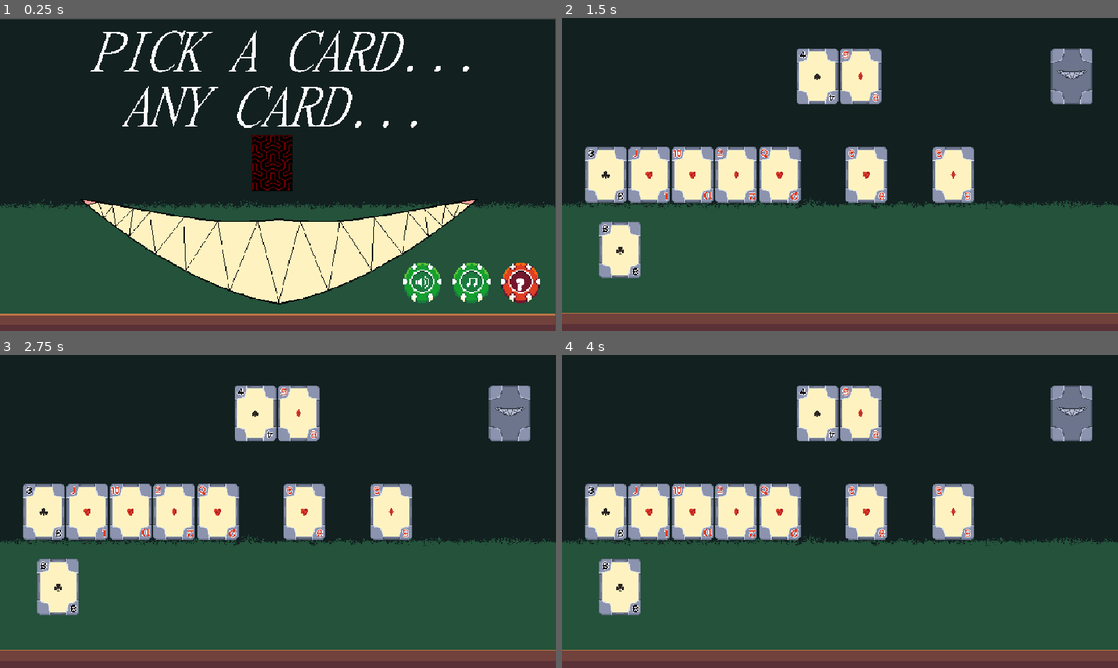
Above: before the commit, frames 1-4 (two rows, left to right).
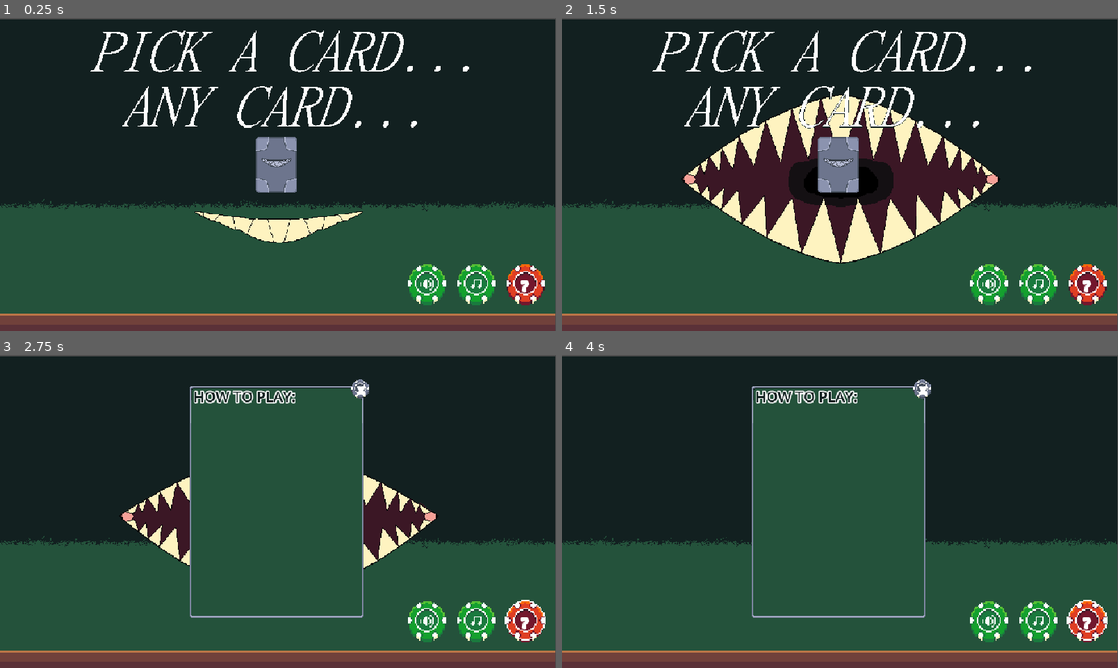
Above: after the commit, the same moments.

Repository: RajwolChapagain/IEEE-Game-Jam
Game: Godot game, scene res://scenes/start_game_ui.tscn
Two runs of this game, one before a commit and one after it. Both use one fixed random seed, a clock stepped at 60 frames per second and the inputs below. This scene is started directly instead of the project's main scene.
Inputs (mouse positions are in pixels of both pictures, inside the frame that each line leads up to; where the layout moved, square brackets give the same spot in the first picture):
- Up to frame 1 (0.25 s): no input
- Up to frame 2 (1.5 s): click (840, 165) [834, 161] at 0.5 s; click (840, 165) at 1.27 s
- Up to frame 3 (2.75 s): click (522, 621) at 2 s, where only the run after the commit has a clickable "?"
- Up to frame 4 (4 s): click (1084, 621) at 2.75 s, where only the run after the commit has a clickable "?"; click (1084, 621) at 3.5 s, where only the run after the commit has a clickable "?"

The runs differ from the first frame. In frame 1, 14% of the frame differs, in the area x 14-98%, y 37-92%; in frame 2, 32%, in the area x 0-100%, y 0-100%; in frame 3, 30%; in frame 4, 29%.

Commit message:
Start Menu Polish
Start menu animations and tweens added

Diff:
--- a/scenes/start_game_ui.tscn
+++ b/scenes/start_game_ui.tscn
@@ -1,12 +1,306 @@
-[gd_scene load_steps=27 format=3 uid="uid://dap0b4gkslxg5"]
+[gd_scene load_steps=58 format=3 uid="uid://dap0b4gkslxg5"]
 
 [ext_resource type="Texture2D" uid="uid://dqtotwp2qym3h" path="res://assets/sprites/Stage.png" id="1_23u7x"]
 [ext_resource type="Texture2D" uid="uid://b82m4v3h8k453" path="res://assets/sprites/UI SpriteSheet.png" id="1_c8jvb"]
-[ext_resource type="Texture2D" uid="uid://c627kfy1fx1yq" path="res://assets/sprites/Cheshire Grin.png" id="4_h2703"]
-[ext_resource type="Script" uid="uid://cicyo6l13a02x" path="res://scripts/menu_buttons.gd" id="4_hwyq4"]
-[ext_resource type="Texture2D" uid="uid://ch51t5n4vtugn" path="res://assets/sprites/card_back_placeholder.png" id="5_23u7x"]
+[ext_resource type="Texture2D" uid="uid://vkqb2veev7du" path="res://assets/sprites/Cheshire Mouth Open.png" id="3_gd1gc"]
+[ext_resource type="Texture2D" uid="uid://bf5usch3m1sxs" path="res://assets/sprites/Cheshire Mouth Close.png" id="3_k72ci"]
+[ext_resource type="Script" uid="uid://8lh0xn6n5i41" path="res://scripts/menu_buttons.gd" id="4_hwyq4"]
 [ext_resource type="Texture2D" uid="uid://smpd4taj65t0" path="res://assets/sprites/Title.png" id="5_hwyq4"]
-[ext_resource type="Script" uid="uid://bae47b0sv0bw2" path="res://scripts/StartButton.gd" id="7_hwyq4"]
+[ext_resource type="Texture2D" uid="uid://ddqsftlxu0r8d" path="res://assets/sprites/Cheshire Mouth Vanish.png" id="5_p0x5x"]
+[ext_resource type="Texture2D" uid="uid://dm6vtv6juewgp" path="res://assets/sprites/Card Sprite Sheet.png" id="6_hwyq4"]
+[ext_resource type="Script" uid="uid://b5143g88vvvyo" path="res://scripts/StartButton.gd" id="7_hwyq4"]
+
+[sub_resource type="AtlasTexture" id="AtlasTexture_3yqpv"]
+atlas = ExtResource("3_k72ci")
+region = Rect2(0, 0, 960, 540)
+
+[sub_resource type="AtlasTexture" id="AtlasTexture_7ef1n"]
+atlas = ExtResource("3_k72ci")
+region = Rect2(960, 0, 960, 540)
+
+[sub_resource type="AtlasTexture" id="AtlasTexture_r3525"]
+atlas = ExtResource("3_k72ci")
+region = Rect2(1920, 0, 960, 540)
+
+[sub_resource type="AtlasTexture" id="AtlasTexture_hufc2"]
+atlas = ExtResource("3_k72ci")
+region = Rect2(2880, 0, 960, 540)
+
+[sub_resource type="AtlasTexture" id="AtlasTexture_r8n7j"]
+atlas = ExtResource("3_k72ci")
+region = Rect2(3840, 0, 960, 540)
+
+[sub_resource type="AtlasTexture" id="AtlasTexture_c5pn3"]
+atlas = ExtResource("3_k72ci")
+region = Rect2(4800, 0, 960, 540)
+
+[sub_resource type="AtlasTexture" id="AtlasTexture_68m40"]
+atlas = ExtResource("3_gd1gc")
+region = Rect2(0, 0, 960, 540)
+
+[sub_resource type="AtlasTexture" id="AtlasTexture_k72ci"]
+atlas = ExtResource("3_gd1gc")
+region = Rect2(960, 0, 960, 540)
+
+[sub_resource type="AtlasTexture" id="AtlasTexture_p0x5x"]
+atlas = ExtResource("3_gd1gc")
+region = Rect2(1920, 0, 960, 540)
+
+[sub_resource type="AtlasTexture" id="AtlasTexture_eoxii"]
+atlas = ExtResource("3_gd1gc")
+region = Rect2(2880, 0, 960, 540)
+
+[sub_resource type="AtlasTexture" id="AtlasTexture_nhl2i"]
+atlas = ExtResource("3_gd1gc")
+region = Rect2(3840, 0, 960, 540)
+
+[sub_resource type="AtlasTexture" id="AtlasTexture_cpjw3"]
+atlas = ExtResource("3_gd1gc")
+region = Rect2(4800, 0, 960, 540)
+
+[sub_resource type="AtlasTexture" id="AtlasTexture_o0rn3"]
+atlas = ExtResource("3_gd1gc")
+region = Rect2(5760, 0, 960, 540)
+
+[sub_resource type="AtlasTexture" id="AtlasTexture_453cg"]
+atlas = ExtResource("3_gd1gc")
+region = Rect2(6720, 0, 960, 540)
+
+[sub_resource type="AtlasTexture" id="AtlasTexture_5lucg"]
+atlas = ExtResource("5_p0x5x")
+region = Rect2(0, 0, 960, 540)
+
+[sub_resource type="AtlasTexture" id="AtlasTexture_ifh6j"]
+atlas = ExtResource("5_p0x5x")
+region = Rect2(960, 0, 960, 540)
+
+[sub_resource type="AtlasTexture" id="AtlasTexture_4nel5"]
+atlas = ExtResource("5_p0x5x")
+region = Rect2(1920, 0, 960, 540)
+
+[sub_resource type="AtlasTexture" id="AtlasTexture_bcq18"]
+atlas = ExtResource("5_p0x5x")
+region = Rect2(2880, 0, 960, 540)
+
+[sub_resource type="AtlasTexture" id="AtlasTexture_x0cdx"]
+atlas = ExtResource("5_p0x5x")
+region = Rect2(3840, 0, 960, 540)
+
+[sub_resource type="AtlasTexture" id="AtlasTexture_miyp5"]
+atlas = ExtResource("5_p0x5x")
+region = Rect2(4800, 0, 960, 540)
+
+[sub_resource type="AtlasTexture" id="AtlasTexture_3a7f1"]
+atlas = ExtResource("5_p0x5x")
+region = Rect2(5760, 0, 960, 540)
+
+[sub_resource type="AtlasTexture" id="AtlasTexture_yf5c7"]
+atlas = ExtResource("5_p0x5x")
+region = Rect2(6720, 0, 960, 540)
+
+[sub_resource type="SpriteFrames" id="SpriteFrames_3yqpv"]
+animations = [{
+"frames": [{
+"duration": 1.0,
+"texture": SubResource("AtlasTexture_3yqpv")
+}, {
+"duration": 1.0,
+"texture": SubResource("AtlasTexture_7ef1n")
+}, {
+"duration": 1.0,
+"texture": SubResource("AtlasTexture_r3525")
+}, {
+"duration": 1.0,
+"texture": SubResource("AtlasTexture_hufc2")
+}, {
+"duration": 1.0,
+"texture": SubResource("AtlasTexture_r8n7j")
+}, {
+"duration": 1.0,
+"texture": SubResource("AtlasTexture_c5pn3")
+}],
+"loop": true,
+"name": &"Close",
+"speed": 5.0
+}, {
+"frames": [{
+"duration": 1.0,
+"texture": SubResource("AtlasTexture_68m40")
+}, {
+"duration": 1.0,
+"texture": SubResource("AtlasTexture_k72ci")
+}, {
+"duration": 1.0,
+"texture": SubResource("AtlasTexture_p0x5x")
+}, {
+"duration": 1.0,
+"texture": SubResource("AtlasTexture_eoxii")
+}, {
+"duration": 1.0,
+"texture": SubResource("AtlasTexture_nhl2i")
+}, {
+"duration": 1.0,
+"texture": SubResource("AtlasTexture_cpjw3")
+}, {
+"duration": 1.0,
+"texture": SubResource("AtlasTexture_o0rn3")
+}, {
+"duration": 1.0,
+"texture": SubResource("AtlasTexture_453cg")
+}],
+"loop": true,
+"name": &"Open",
+"speed": 5.0
+}, {
+"frames": [{
+"duration": 1.0,
+"texture": SubResource("AtlasTexture_5lucg")
+}, {
+"duration": 1.0,
+"texture": SubResource("AtlasTexture_ifh6j")
+}, {
+"duration": 1.0,
+"texture": SubResource("AtlasTexture_4nel5")
+}, {
+"duration": 1.0,
+"texture": SubResource("AtlasTexture_bcq18")
+}, {
+"duration": 1.0,
+"texture": SubResource("AtlasTexture_x0cdx")
+}, {
+"duration": 1.0,
+"texture": SubResource("AtlasTexture_miyp5")
+}, {
+"duration": 1.0,
+"texture": SubResource("AtlasTexture_3a7f1")
+}, {
+"duration": 1.0,
+"texture": SubResource("AtlasTexture_yf5c7")
+}],
+"loop": true,
+"name": &"Vanish",
+"speed": 5.0
+}]
+
+[sub_resource type="Animation" id="Animation_68m40"]
+resource_name = "OpenMouth"
+step = 0.0666667
+tracks/0/type = "value"
+tracks/0/imported = false
+tracks/0/enabled = true
+tracks/0/path = NodePath("Cheshire:animation")
+tracks/0/interp = 1
+tracks/0/loop_wrap = true
+tracks/0/keys = {
+"times": PackedFloat32Array(0),
+"transitions": PackedFloat32Array(1),
+"update": 1,
+"values": [&"Open"]
+}
+tracks/1/type = "value"
+tracks/1/imported = false
+tracks/1/enabled = true
+tracks/1/path = NodePath("Cheshire:frame")
+tracks/1/interp = 1
+tracks/1/loop_wrap = true
+tracks/1/keys = {
+"times": PackedFloat32Array(0, 0.0666667, 0.133333, 0.2, 0.266667, 0.333333, 0.4, 0.466667),
+"transitions": PackedFloat32Array(1, 1, 1, 1, 1, 1, 1, 1),
+"update": 1,
+"values": [0, 1, 2, 3, 4, 5, 6, 7]
+}
+
+[sub_resource type="Animation" id="Animation_k72ci"]
+resource_name = "CloseMouth"
+length = 2.00001
+step = 0.0666667
+tracks/0/type = "value"
+tracks/0/imported = false
+tracks/0/enabled = true
+tracks/0/path = NodePath("Cheshire:animation")
+tracks/0/interp = 1
+tracks/0/loop_wrap = true
+tracks/0/keys = {
+"times": PackedFloat32Array(0, 1.15),
+"transitions": PackedFloat32Array(1, 1),
+"update": 1,
+"values": [&"Close", &"Vanish"]
+}
+tracks/1/type = "value"
+tracks/1/imported = false
+tracks/1/enabled = true
+tracks/1/path = NodePath("Cheshire:frame")
+tracks/1/interp = 1
+tracks/1/loop_wrap = true
+tracks/1/keys = {
+"times": PackedFloat32Array(0, 0.0666667, 0.133333, 0.2, 0.266667, 0.333333, 1.15, 1.2, 1.26667, 1.33333, 1.4, 1.46667, 1.53333, 1.6),
+"transitions": PackedFloat32Array(1, 1, 1, 1, 1, 1, 1, 1, 1, 1, 1, 1, 1, 1),
+"update": 1,
+"values": [0, 1, 2, 3, 4, 5, 0, 1, 2, 3, 4, 5, 6, 7]
+}
+
+[sub_resource type="Animation" id="Animation_eoxii"]
+length = 0.001
+tracks/0/type = "value"
+tracks/0/imported = false
+tracks/0/enabled = true
+tracks/0/path = NodePath("Cheshire:animation")
+tracks/0/interp = 1
+tracks/0/loop_wrap = true
+tracks/0/keys = {
+"times": PackedFloat32Array(0),
+"transitions": PackedFloat32Array(1),
+"update": 1,
+"values": [&"Open"]
+}
+tracks/1/type = "value"
+tracks/1/imported = false
+tracks/1/enabled = true
+tracks/1/path = NodePath("Cheshire:frame")
+tracks/1/interp = 1
+tracks/1/loop_wrap = true
+tracks/1/keys = {
+"times": PackedFloat32Array(0),
+"transitions": PackedFloat32Array(1),
+"update": 1,
+"values": [0]
+}
+
+[sub_resource type="Animation" id="Animation_p0x5x"]
+resource_name = "AppearMouth"
+step = 0.0666667
+tracks/0/type = "value"
+tracks/0/imported = false
+tracks/0/enabled = true
+tracks/0/path = NodePath("Cheshire:animation")
+tracks/0/interp = 1
+tracks/0/loop_wrap = true
+tracks/0/keys = {
+"times": PackedFloat32Array(0),
+"transitions": PackedFloat32Array(1),
+"update": 1,
+"values": [&"Vanish"]
+}
+tracks/1/type = "value"
+tracks/1/imported = false
+tracks/1/enabled = true
+tracks/1/path = NodePath("Cheshire:frame")
+tracks/1/interp = 1
+tracks/1/loop_wrap = true
+tracks/1/keys = {
+"times": PackedFloat32Array(0, 0.0666667, 0.133333, 0.2, 0.266667, 0.333333, 0.4, 0.466667),
+"transitions": PackedFloat32Array(1, 1, 1, 1, 1, 1, 1, 1),
+"update": 1,
+"values": [7, 6, 5, 4, 3, 2, 1, 0]
+}
+
+[sub_resource type="AnimationLibrary" id="AnimationLibrary_nhl2i"]
+_data = {
+&"AppearMouth": SubResource("Animation_p0x5x"),
+&"CloseMouth": SubResource("Animation_k72ci"),
+&"OpenMouth": SubResource("Animation_68m40"),
+&"RESET": SubResource("Animation_eoxii")
+}
 
 [sub_resource type="StyleBoxEmpty" id="StyleBoxEmpty_1arxf"]
 
@@ -65,8 +359,11 @@
 [sub_resource type="SystemFont" id="SystemFont_hwyq4"]
 font_names = PackedStringArray("PMingLiU-ExtB")
 
+[sub_resource type="StyleBoxEmpty" id="StyleBoxEmpty_68m40"]
+
 [sub_resource type="StyleBoxTexture" id="StyleBoxTexture_cpjw3"]
-texture = ExtResource("5_23u7x")
+texture = ExtResource("6_hwyq4")
+region_rect = Rect2(288, 0, 72, 96)
 
 [sub_resource type="StyleBoxEmpty" id="StyleBoxEmpty_hwyq4"]
 
@@ -90,10 +387,17 @@
 position = Vector2(478, 271)
 texture = ExtResource("1_23u7x")
 
-[node name="CheshireGrin" type="Sprite2D" parent="."]
-position = Vector2(480, 561)
-scale = Vector2(1.25, 1.25)
-texture = ExtResource("4_h2703")
+[node name="Cheshire" type="AnimatedSprite2D" parent="."]
+position = Vector2(480, 372)
+sprite_frames = SubResource("SpriteFrames_3yqpv")
+animation = &"Open"
+
+[node name="CheshireAnimationPlayer" type="AnimationPlayer" parent="Cheshire"]
+root_node = NodePath("../..")
+libraries = {
+&"": SubResource("AnimationLibrary_nhl2i")
+}
+autoplay = "AppearMouth"
 
 [node name="title" type="Sprite2D" parent="."]
 position = Vector2(480, 105)
@@ -102,16 +406,17 @@
 
 [node name="MenuButtons" type="MarginContainer" parent="." node_paths=PackedStringArray("help_menu_screen")]
 layout_mode = 0
-offset_left = -9.0
-offset_top = -4.0
-offset_right = 950.0
-offset_bottom = 533.0
+offset_left = -1.0
+offset_top = -1.0
+offset_right = 958.0
+offset_bottom = 536.0
 theme_override_constants/margin_left = 10
 theme_override_constants/margin_top = 10
 theme_override_constants/margin_right = 15
 theme_override_constants/margin_bottom = 40
 script = ExtResource("4_hwyq4")
 help_menu_screen = NodePath("HelpMenuContainer")
+metadata/_edit_lock_ = true
 
 [node name="PokerTokens" type="VBoxContainer" parent="MenuButtons"]
 layout_mode = 2
@@ -179,6 +484,7 @@
 [node name="StartButton" type="Button" parent="MenuButtons/StartButton/HBoxContainer"]
 custom_minimum_size = Vector2(72, 96)
 layout_mode = 2
+theme_override_styles/focus = SubResource("StyleBoxEmpty_68m40")
 theme_override_styles/hover = SubResource("StyleBoxTexture_cpjw3")
 theme_override_styles/pressed = SubResource("StyleBoxTexture_cpjw3")
 theme_override_styles/normal = SubResource("StyleBoxTexture_cpjw3")
--- a/scripts/menu_buttons.gd
+++ b/scripts/menu_buttons.gd
@@ -9,10 +9,23 @@
 
 # Called when the node enters the scene tree for the first time.
 
+
+
 func _on_toggle_help_menu_button_pressed() -> void:
 	toggle_visibility(help_menu_screen)
 
 
 func _on_start_button_pressed() -> void:
-	print("buttonpressed")
+	$"../Cheshire/CheshireAnimationPlayer".play("OpenMouth")
+	await $"../Cheshire/CheshireAnimationPlayer".animation_finished
+	var cardTween = create_tween()
+	var titleTween = create_tween()
+	cardTween.tween_property($StartButton/HBoxContainer/StartButton,"modulate:a",0,1)
+	titleTween.tween_property($"../title","scale", Vector2(0,0),1)
+	titleTween.set_parallel()
+	titleTween.tween_property($"../title","global_position", Vector2(480,270),0.3)
+	titleTween.tween_property($"../title","modulate:a",0,1)
+	await cardTween.finished
+	$"../Cheshire/CheshireAnimationPlayer".play("CloseMouth")
+	await $"../Cheshire/CheshireAnimationPlayer".animation_finished
 	get_tree().change_scene_to_file("res://scenes/game.tscn")
Binary file added: assets/sprites/Cheshire Mouth Close.png
Not shown, added: assets/sprites/Cheshire Mouth Close.png.import
Binary file added: assets/sprites/Cheshire Mouth Open.png
Not shown, added: assets/sprites/Cheshire Mouth Open.png.import
Binary file added: assets/sprites/Cheshire Mouth Vanish.png
Not shown, added: assets/sprites/Cheshire Mouth Vanish.png.import
Not shown: 1 places in scenes/game.tscn that only renumber resources
Not shown: 1 places in scenes/player.tscn that only renumber resources
